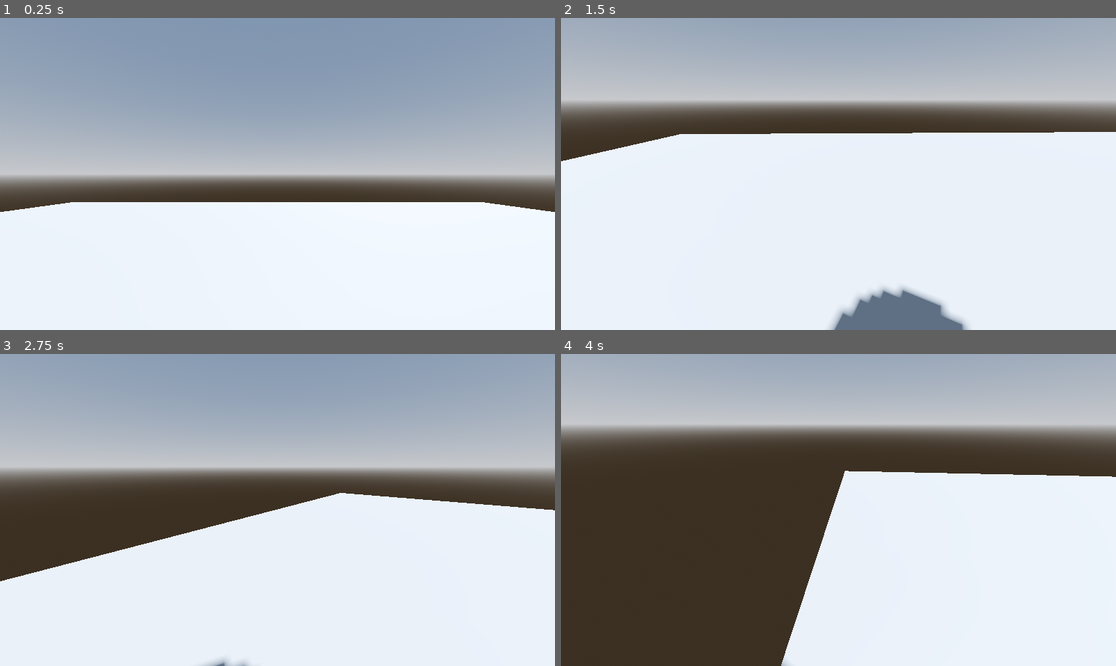
Above: before the commit, frames 1-4 (two rows, left to right).
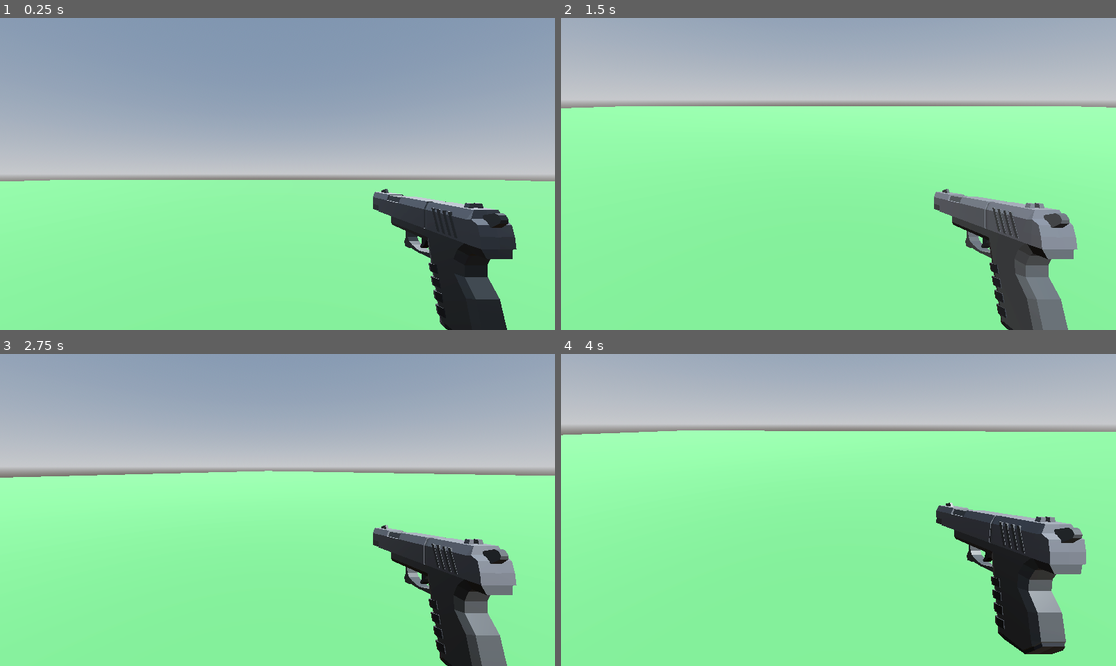
Above: after the commit, the same moments.

Repository: JunH0128/ShooterGame
Game: Godot game, scene res://Game.tscn
The game is run twice, just before and just after one commit, with the same random seed, the same clock (stepped at 60 frames per second) and the same inputs.
Inputs (mouse positions are in pixels of both pictures, inside the frame that each line leads up to):
- Up to frame 1 (0.25 s): no input
- Up to frame 2 (1.5 s): tap Enter (ui_accept) at 0.5, 0.77 s; move the mouse to (960, 158) at 0.52 s; press the mouse at (960, 158) at 0.53 s; hold D (right) 0.53-1.28 s; move the mouse to (810, 174) at 1.27 s; release the mouse at (810, 174) at 1.28 s; hold W (up) from 1.28 s (still down); click (810, 174) at 1.35 s
- Up to frame 3 (2.75 s): keep holding W (up); tap Enter (ui_accept) at 1.52 s; move the mouse to (288, 503) at 2.02 s; press the mouse at (288, 503) at 2.03 s
- Up to frame 4 (4 s): keep holding W (up); move the mouse to (832, 516) at 2.77 s; release the mouse at (832, 516) at 2.78 s; click (832, 516) at 2.85 s; tap Enter (ui_accept) at 3.02, 3.77 s; move the mouse to (877, 513) at 3.52 s; press the mouse at (877, 513) at 3.53 s

The runs differ from the first frame. In frame 1, 48% of the frame differs, in the area x 0-100%, y 51-100%; in frame 2, 72%; in frame 3, 62%; in frame 4, 75%, in the area x 0-100%, y 24-100%.

Commit message:
animation on gun
added a pistol asset and added a short animation

Diff:
--- a/shooter-game/Game.tscn
+++ b/shooter-game/Game.tscn
@@ -1,6 +1,7 @@
-[gd_scene load_steps=9 format=3 uid="uid://bfkvb4bbcc84b"]
+[gd_scene load_steps=12 format=3 uid="uid://bfkvb4bbcc84b"]
 
 [ext_resource type="Script" path="res://Movement.gd" id="1_55wap"]
+[ext_resource type="PackedScene" uid="uid://x0f2or8soflm" path="res://Pistol.tscn" id="2_faqtc"]
 
 [sub_resource type="ProceduralSkyMaterial" id="ProceduralSkyMaterial_4ahdr"]
 sky_horizon_color = Color(0.64625, 0.65575, 0.67075, 1)
@@ -17,10 +18,16 @@
 
 [sub_resource type="CapsuleMesh" id="CapsuleMesh_iel74"]
 
+[sub_resource type="StandardMaterial3D" id="StandardMaterial3D_7sxa5"]
+albedo_color = Color(0.868901, 0, 0.223871, 1)
+
 [sub_resource type="ConvexPolygonShape3D" id="ConvexPolygonShape3D_5qyrq"]
 points = PackedVector3Array(-0.125207, -0.532801, -0.480507, 0.0227831, 0.47607, 0.498884, 0.169713, 0.559144, 0.464172 …(924 unchanged characters)…
 
 [sub_resource type="PlaneMesh" id="PlaneMesh_hpuew"]
+
+[sub_resource type="StandardMaterial3D" id="StandardMaterial3D_8r0ko"]
+albedo_color = Color(0.2607, 0.564433, 0.271436, 1)
 
 [sub_resource type="ConcavePolygonShape3D" id="ConcavePolygonShape3D_rkdf5"]
 data = PackedVector3Array(1, 0, 1, -1, 0, 1, 1, 0, -1, -1, 0, 1, -1, 0, -1, 1, 0, -1)
@@ -39,7 +46,9 @@
 script = ExtResource("1_55wap")
 
 [node name="MeshInstance3D" type="MeshInstance3D" parent="CharacterBody3D"]
+cast_shadow = 0
 mesh = SubResource("CapsuleMesh_iel74")
+surface_material_override/0 = SubResource("StandardMaterial3D_7sxa5")
 
 [node name="CollisionShape3D" type="CollisionShape3D" parent="CharacterBody3D"]
 shape = SubResource("ConvexPolygonShape3D_5qyrq")
@@ -49,9 +58,13 @@
 [node name="Camera3D" type="Camera3D" parent="CharacterBody3D/Neck"]
 transform = Transform3D(1, 0, 0, 0, 1, 0, 0, 0, 1, 0, 0.396521, -0.0824521)
 
+[node name="pistol" parent="CharacterBody3D/Neck/Camera3D" instance=ExtResource("2_faqtc")]
+transform = Transform3D(-1.87959e-08, 0, 0.43, 0, 0.43, 0, -0.43, 0, -1.87959e-08, 0.70821, -0.40947, -0.790897)
+
 [node name="MeshInstance3D" type="MeshInstance3D" parent="."]
-transform = Transform3D(10, 0, 0, 0, 10, 0, 0, 0, 10, 0, 0, 0)
+transform = Transform3D(50, 0, 0, 0, 50, 0, 0, 0, 50, 0, 0, 0)
 mesh = SubResource("PlaneMesh_hpuew")
+surface_material_override/0 = SubResource("StandardMaterial3D_8r0ko")
 
 [node name="StaticBody3D" type="StaticBody3D" parent="MeshInstance3D"]
 
--- a/shooter-game/Movement.gd
+++ b/shooter-game/Movement.gd
@@ -7,6 +7,7 @@
 var gravity: float = ProjectSettings.get_setting("physics/3d/default_gravity")
 @onready var neck := $Neck
 @onready var camera := $Neck/Camera3D
+@onready var gun_anim = $Neck/Camera3D/pistol/AnimationPlayer
 
 func _unhandled_input(event: InputEvent) -> void:
 	if event is InputEventMouseButton:
@@ -28,6 +29,10 @@
 	if Input.is_action_just_pressed("ui_accept") and is_on_floor():
 		velocity.y = JUMP_VELOCITY
 
+	if Input.is_action_pressed("shoot"):
+		if !gun_anim.is_playing():
+			gun_anim.play("Shoot")
+
 	# Get the input direction and handle the movement/deceleration.
 	# As good practice, you should replace UI actions with custom gameplay actions.
 	var input_dir := Input.get_vector("left", "right", "up", "down")
--- /dev/null
+++ b/shooter-game/Pistol.tscn
@@ -0,0 +1,77 @@
+[gd_scene load_steps=5 format=3 uid="uid://x0f2or8soflm"]
+
+[ext_resource type="PackedScene" uid="uid://c1lmaw2tulbx8" path="res://Pistol.glb" id="1_3w4v6"]
+
+[sub_resource type="Animation" id="Animation_rdbtf"]
+resource_name = "Shoot"
+length = 0.1
+step = 0.01
+tracks/0/type = "value"
+tracks/0/imported = false
+tracks/0/enabled = true
+tracks/0/path = NodePath("RootNode/Pistol_5:position")
+tracks/0/interp = 1
+tracks/0/loop_wrap = true
+tracks/0/keys = {
+"times": PackedFloat32Array(0.01, 0.02, 0.1),
+"transitions": PackedFloat32Array(1, 1, 1),
+"update": 0,
+"values": [Vector3(0, 0, 0), Vector3(0.05, 1, 0), Vector3(0, 0, 0)]
+}
+tracks/1/type = "value"
+tracks/1/imported = false
+tracks/1/enabled = true
+tracks/1/path = NodePath("RootNode:rotation")
+tracks/1/interp = 1
+tracks/1/loop_wrap = true
+tracks/1/keys = {
+"times": PackedFloat32Array(0.01, 0.02, 0.1),
+"transitions": PackedFloat32Array(1, 1, 1),
+"update": 0,
+"values": [Vector3(0, 0, 0), Vector3(0, 0, 0.523599), Vector3(0, 0, 0)]
+}
+
+[sub_resource type="Animation" id="Animation_dfqfr"]
+length = 0.001
+tracks/0/type = "value"
+tracks/0/imported = false
+tracks/0/enabled = true
+tracks/0/path = NodePath("RootNode/Pistol_5:position")
+tracks/0/interp = 1
+tracks/0/loop_wrap = true
+tracks/0/keys = {
+"times": PackedFloat32Array(0),
+"transitions": PackedFloat32Array(1),
+"update": 0,
+"values": [Vector3(0, 0, 0)]
+}
+tracks/1/type = "value"
+tracks/1/imported = false
+tracks/1/enabled = true
+tracks/1/path = NodePath("RootNode:rotation")
+tracks/1/interp = 1
+tracks/1/loop_wrap = true
+tracks/1/keys = {
+"times": PackedFloat32Array(0),
+"transitions": PackedFloat32Array(1),
+"update": 0,
+"values": [Vector3(0, 0, 0)]
+}
+
+[sub_resource type="AnimationLibrary" id="AnimationLibrary_r2fcn"]
+_data = {
+"RESET": SubResource("Animation_dfqfr"),
+"Shoot": SubResource("Animation_rdbtf")
+}
+
+[node name="pistol" instance=ExtResource("1_3w4v6")]
+transform = Transform3D(0.43, 0, 0, 0, 0.43, 0, 0, 0, 0.43, 0, 0, 0)
+
+[node name="Pistol_5" parent="RootNode" index="0"]
+transform = Transform3D(100, 0, 0, 0, -3.88515e-06, 100, 0, -88.882, -4.37114e-06, 0, 0, 0)
+cast_shadow = 0
+
+[node name="AnimationPlayer" type="AnimationPlayer" parent="." index="1"]
+libraries = {
+"": SubResource("AnimationLibrary_r2fcn")
+}
Binary file added: shooter-game/Pistol.glb
Not shown, added: shooter-game/Pistol.glb.import
